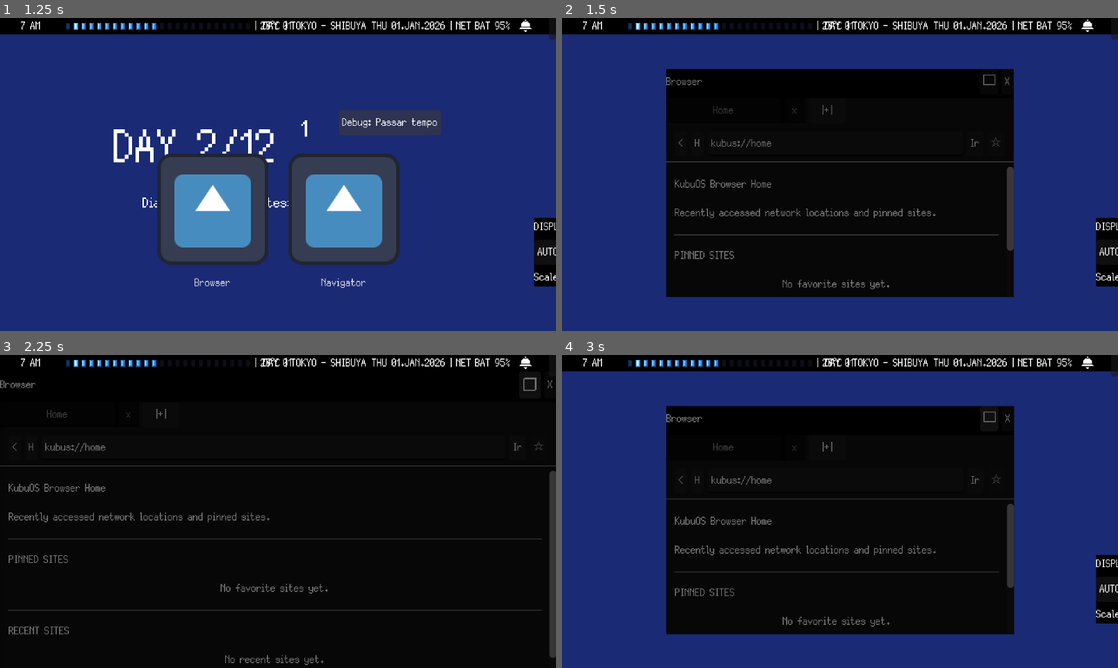
Above: before the commit, frames 1-4 (two rows, left to right).
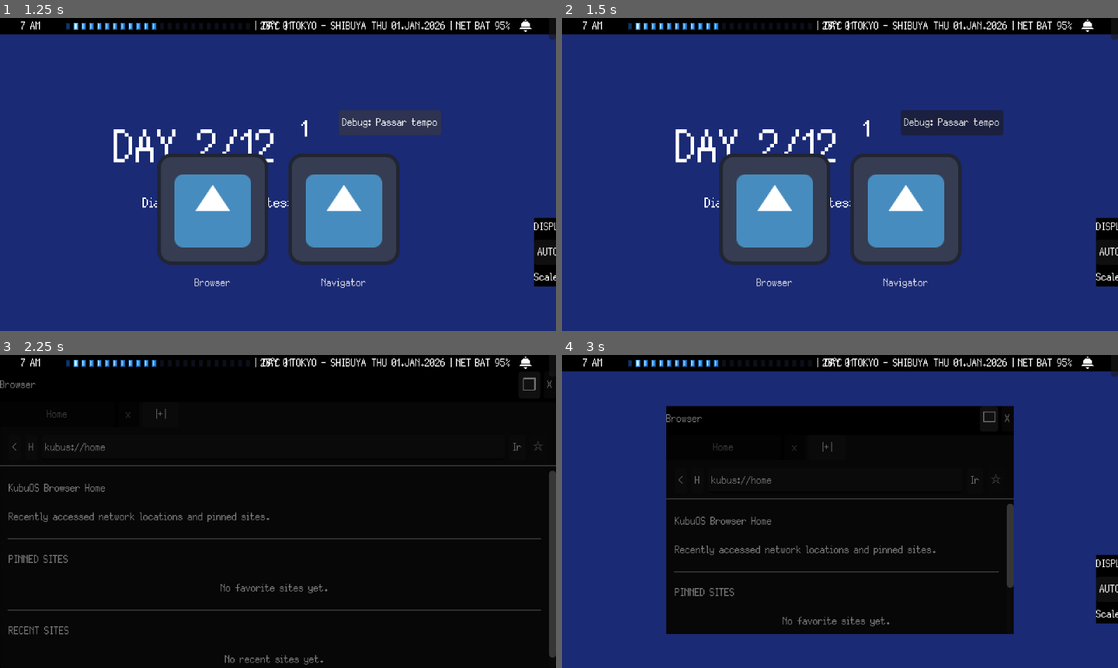
Above: after the commit, the same moments.

Repository: GYU-GAZE/NULL-NETWORK
Game: Godot game, scene res://core/main.tscn
Two runs of this game, one before a commit and one after it. Both use one fixed random seed, a clock stepped at 60 frames per second and the inputs below. The engine's default icon, where the game draws it, is replaced by a stand-in: a white triangle on a blue panel in a dark square.
Inputs:
- Up to frame 1 (1.25 s): click "Debug: Passar tempo" at 0.5 s
- Up to frame 2 (1.5 s): click "Browser" at 1.25 s
- Up to frame 3 (2.25 s): click "□" at 2 s
- Up to frame 4 (3 s): click "❐" at 2.75 s

Frame 1 is identical in both runs. In frame 2, 45% of the frame differs, in the area x 18-82%, y 16-90%; in frame 3, 1.6%; in frame 4, 1.2%.
Error before the commit: Invalid call. Nonexistent function 'apply_maximized_geometry' in base 'Control (WindowBase)'. (res://systems/window_manager/window_manager.gd:371)

Commit message:
Keep app windows pixel-aligned across adaptive workspaces

Diff:
--- a/systems/window_manager/window_base.gd
+++ b/systems/window_manager/window_base.gd
@@ -55,12 +55,9 @@
 
 func _ready() -> void:
 	anchors_preset = Control.PRESET_TOP_LEFT
-
-	scale = Vector2(0.8, 0.8)
 	modulate.a = 0.0
 
-	var tween: Tween = create_tween().set_parallel(true).set_trans(Tween.TRANS_BACK).set_ease(Tween.EASE_OUT)
-	tween.tween_property(self, "scale", Vector2.ONE, tween_duration)
+	var tween: Tween = create_tween().set_trans(Tween.TRANS_SINE).set_ease(Tween.EASE_OUT)
 	tween.tween_property(self, "modulate:a", 1.0, tween_duration)
 
 	close_button.pressed.connect(close)
@@ -72,20 +69,26 @@
 	_refresh_maximize_button()
 
 
-func setup(id: String, window_name: String, window_size: Vector2, minimum_size: Vector2, resize_enabled: bool) -> void:
+func setup(
+	id: String,
+	window_name: String,
+	window_size: Vector2,
+	minimum_size: Vector2,
+	resize_enabled: bool
+) -> void:
 	app_id = id
 	title_label.text = window_name
 
-	min_window_size = minimum_size
+	min_window_size = KubuOSMetrics.snap_vector(minimum_size)
 	can_resize = resize_enabled
 
 	custom_minimum_size = Vector2.ZERO
 	anchors_preset = Control.PRESET_TOP_LEFT
 
-	size = Vector2(
+	size = KubuOSMetrics.snap_vector(Vector2(
 		max(window_size.x, min_window_size.x),
 		max(window_size.y, min_window_size.y)
-	)
+	))
 
 	resize_border.visible = can_resize
 	resize_border.mouse_filter = Control.MOUSE_FILTER_IGNORE
@@ -116,11 +119,14 @@
 			accept_event()
 		else:
 			is_dragging = false
+			global_position = KubuOSMetrics.snap_vector(global_position)
 			window_moved.emit()
 			accept_event()
 
 	elif event is InputEventMouseMotion and is_dragging:
-		global_position = get_global_mouse_position() - drag_offset
+		global_position = KubuOSMetrics.snap_vector(
+			get_global_mouse_position() - drag_offset
+		)
 		window_moved.emit()
 		accept_event()
 
@@ -138,8 +144,8 @@
 
 	window_focused.emit()
 
-	restore_position = position
-	restore_size = size
+	restore_position = KubuOSMetrics.snap_vector(position)
+	restore_size = KubuOSMetrics.snap_vector(size)
 
 	is_dragging = false
 	is_resizing = false
@@ -147,9 +153,7 @@
 	resize_border.force_capture = false
 
 	is_maximized = true
-
-	position = _get_maximized_position()
-	size = _get_maximized_size()
+	apply_maximized_geometry()
 
 	_refresh_maximize_button()
 	window_moved.emit()
@@ -161,18 +165,25 @@
 		return
 
 	window_focused.emit()
-
 	is_maximized = false
 
-	position = restore_position
-	size = Vector2(
+	position = KubuOSMetrics.snap_vector(restore_position)
+	size = KubuOSMetrics.snap_vector(Vector2(
 		max(restore_size.x, min_window_size.x),
 		max(restore_size.y, min_window_size.y)
-	)
+	))
 
 	_refresh_maximize_button()
 	window_moved.emit()
 	window_resized.emit()
+
+
+func apply_maximized_geometry() -> void:
+	if not is_maximized:
+		return
+
+	position = KubuOSMetrics.snap_vector(_get_maximized_position())
+	size = KubuOSMetrics.snap_vector(_get_maximized_size())
 
 
 func _get_maximized_position() -> Vector2:
@@ -227,25 +238,18 @@
 
 	if left and top:
 		return ResizeMode.TOP_LEFT
-
 	if right and top:
 		return ResizeMode.TOP_RIGHT
-
 	if left and bottom:
 		return ResizeMode.BOTTOM_LEFT
-
 	if right and bottom:
 		return ResizeMode.BOTTOM_RIGHT
-
 	if left:
 		return ResizeMode.LEFT
-
 	if right:
 		return ResizeMode.RIGHT
-
 	if top:
 		return ResizeMode.TOP
-
 	if bottom:
 		return ResizeMode.BOTTOM
 
@@ -253,10 +257,7 @@
 
 
 func _on_resize_border_gui_input(event: InputEvent) -> void:
-	if not can_resize:
-		return
-
-	if is_maximized:
+	if not can_resize or is_maximized:
 		return
 
 	if event is InputEventMouseButton and event.button_index == MOUSE_BUTTON_LEFT:
@@ -269,9 +270,9 @@
 			is_resizing = true
 			resize_border.force_capture = true
 
-			resize_start_mouse = get_global_mouse_position()
-			resize_start_size = size
-			resize_start_position = position
+			resize_start_mouse = KubuOSMetrics.snap_vector(get_global_mouse_position())
+			resize_start_size = KubuOSMetrics.snap_vector(size)
+			resize_start_position = KubuOSMetrics.snap_vector(position)
 
 			window_focused.emit()
 			accept_event()
@@ -279,19 +280,20 @@
 
 func pulse() -> void:
 	var tween: Tween = create_tween().set_trans(Tween.TRANS_SINE).set_ease(Tween.EASE_OUT)
-	tween.tween_property(self, "scale", Vector2(1.02, 1.02), 0.1)
-	tween.tween_property(self, "scale", Vector2.ONE, 0.1)
+	tween.tween_property(self, "modulate", Color(1.15, 1.15, 1.15, modulate.a), 0.08)
+	tween.tween_property(self, "modulate", Color(1.0, 1.0, 1.0, modulate.a), 0.12)
 
 
 func close() -> void:
 	close_button.disabled = true
 	maximize_button.disabled = true
-
-	var tween: Tween = create_tween().set_parallel(true).set_trans(Tween.TRANS_BACK).set_ease(Tween.EASE_IN)
-	tween.tween_property(self, "scale", Vector2(0.8, 0.8), tween_duration)
+	is_dragging = false
+	is_resizing = false
+	resize_border.force_capture = false
+
+	var tween: Tween = create_tween().set_trans(Tween.TRANS_SINE).set_ease(Tween.EASE_IN)
 	tween.tween_property(self, "modulate:a", 0.0, tween_duration)
-
-	tween.chain().tween_callback(window_closed.emit)
+	tween.tween_callback(window_closed.emit)
 
 
 func _input(event: InputEvent) -> void:
@@ -303,6 +305,8 @@
 			is_resizing = false
 			resize_mode = ResizeMode.NONE
 			resize_border.force_capture = false
+			position = KubuOSMetrics.snap_vector(position)
+			size = KubuOSMetrics.snap_vector(size)
 			window_resized.emit()
 			get_viewport().set_input_as_handled()
 			return
@@ -316,7 +320,9 @@
 	if is_maximized:
 		return
 
-	var delta: Vector2 = get_global_mouse_position() - resize_start_mouse
+	var delta: Vector2 = KubuOSMetrics.snap_vector(
+		get_global_mouse_position() - resize_start_mouse
+	)
 	var work_rect: Rect2 = _get_work_area_rect()
 
 	var work_left: float = work_rect.position.x
@@ -414,13 +420,14 @@
 				work_bottom
 			)
 
-	position = Vector2(new_left, new_top)
-	size = Vector2(
+	position = KubuOSMetrics.snap_vector(Vector2(new_left, new_top))
+	size = KubuOSMetrics.snap_vector(Vector2(
 		max(min_width, new_right - new_left),
 		max(min_height, new_bottom - new_top)
-	)
+	))
 
 	window_resized.emit()
+
 
 func _get_work_area_rect() -> Rect2:
 	var parent_node: Node = get_parent()
